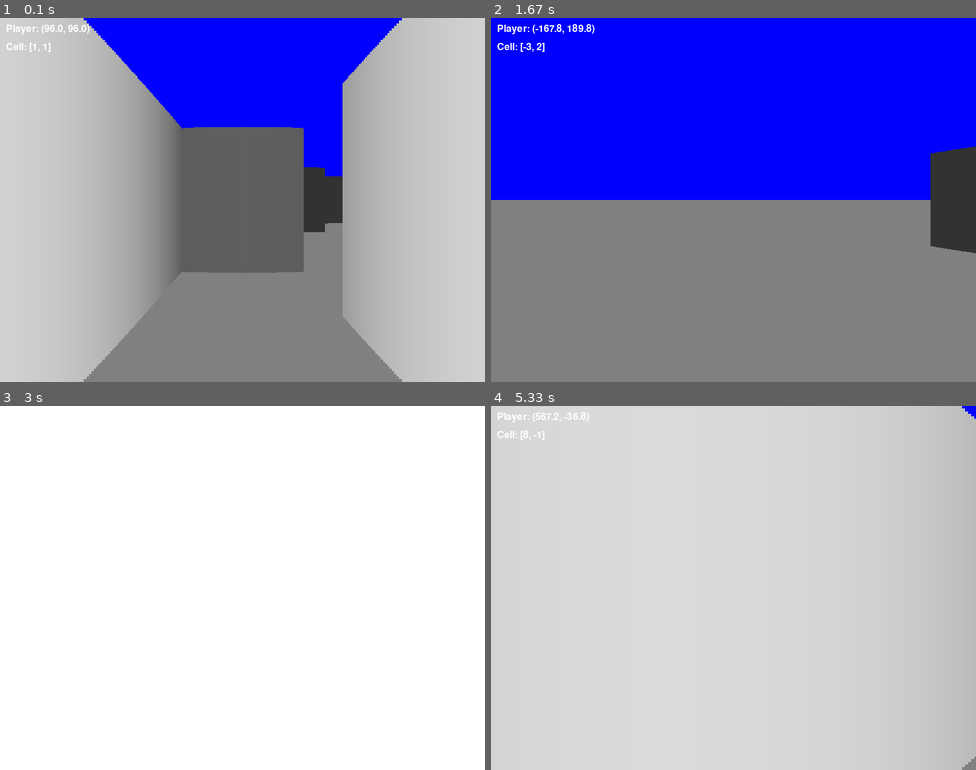
Above: before the commit, frames 1-4 (two rows, left to right).
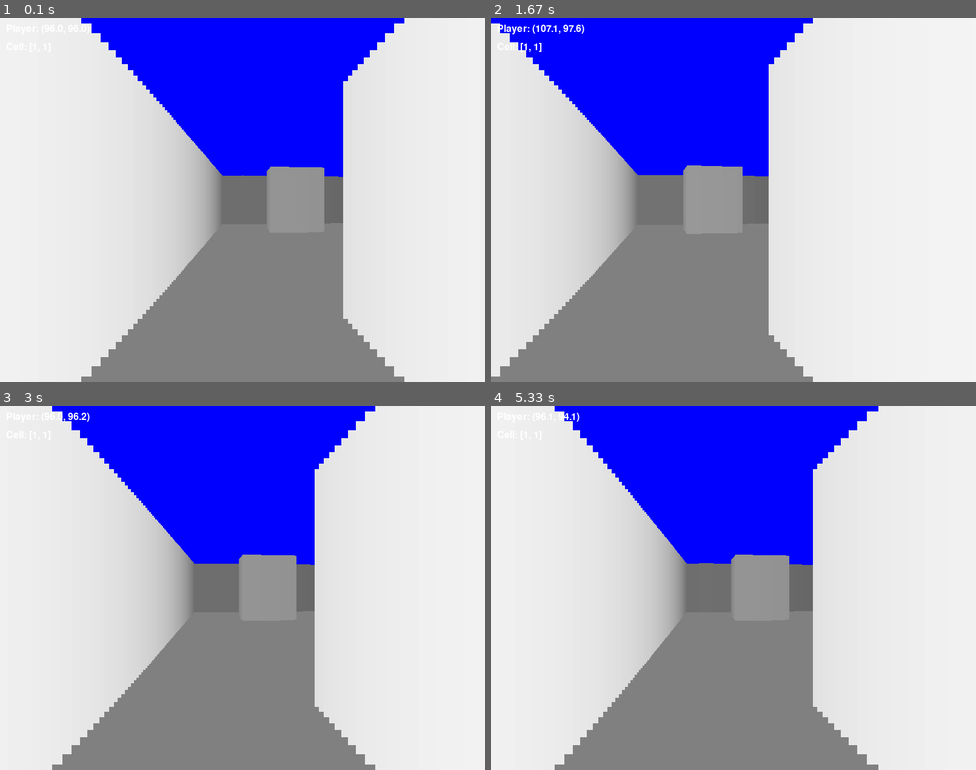
Above: after the commit, the same moments.

Repository: danadrianmirea/python-playground
Game: pygame game, started from maze_3d.py
The game is run twice, just before and just after one commit, with the same random seed, the same clock (stepped at 60 frames per second) and the same inputs.
Inputs:
- Up to frame 1 (0.1 s): no input
- Up to frame 2 (1.67 s): hold D 0.33-0.8 s; hold W 0.83-1.3 s; hold D from 1.33 s (still down)
- Up to frame 3 (3 s): release D at 1.8 s; hold A 1.83-2.37 s; hold S 2.4-2.87 s; hold A from 2.9 s (still down)
- Up to frame 4 (5.33 s): release A at 3.37 s; hold W 3.4-3.87 s; hold D 3.9-4.53 s; hold S 4.57-5.03 s; hold A from 5.07 s (still down)

The runs differ from the first frame. In frame 1, 68% of the frame differs, in the area x 0-100%, y 0-100%; in frame 2, 61%; in frame 3, 54%; in frame 4, 70%.

Commit message:
add delta_time to maze, fix player speed and rotation, add better collision

Diff:
--- a/maze_3d.py
+++ b/maze_3d.py
@@ -12,8 +12,8 @@
 HALF_FOV = FOV / 2
 MAX_DEPTH = 1000
 CELL_SIZE = 64
-PLAYER_SPEED = 10
-PLAYER_ROT_SPEED = 0.1
+PLAYER_SPEED = 200
+PLAYER_ROT_SPEED = 2.5
 
 # Colors
 WHITE = (255, 255, 255)
@@ -30,7 +30,7 @@
 # Maze definition (0 = empty, 1 = wall)
 MAZE = [
     [1, 1, 1, 1, 1, 1, 1, 1, 1, 1],
-    [1, 0, 0, 0, 1, 0, 0, 0, 0, 1],
+    [1, 0, 0, 0, 0, 0, 0, 0, 0, 1],
     [1, 1, 1, 0, 0, 0, 0, 1, 0, 1],
     [1, 0, 0, 0, 0, 0, 0, 0, 0, 1],
     [1, 0, 0, 0, 1, 1, 0, 0, 0, 1],
@@ -41,29 +41,56 @@
     [1, 1, 1, 1, 1, 1, 1, 1, 1, 1]
 ]
 
-noclip = True
+noclip = False
 
 class Player:
     def __init__(self):
         self.x = CELL_SIZE * 1.5
         self.y = CELL_SIZE * 1.5
         self.angle = 0
-
-    def move(self, dx, dy):
-        new_x = self.x + dx
-        new_y = self.y + dy
+        self.width = CELL_SIZE * 0.25  # Player width is 1/4 of a cell
+
+    def move(self, dx, dy, delta_time):
+        # Scale movement by delta time
+        new_x = self.x + dx * delta_time
+        new_y = self.y + dy * delta_time
 
         if noclip:
             self.x = new_x
             self.y = new_y
-        elif (0 <= new_x < len(MAZE[0]) * CELL_SIZE and
-             0 <= new_y < len(MAZE) * CELL_SIZE and
-             MAZE[int(new_y // CELL_SIZE)][int(new_x // CELL_SIZE)] == 0):
-             self.x = new_x
-             self.y = new_y
-
-    def rotate(self, angle):
-        self.angle += angle
+        else:
+            # Check collisions at multiple points around the player
+            # We'll check 8 points in a circle around the player
+            collision_points = [
+                (new_x, new_y),  # Center
+                (new_x + self.width, new_y),  # Right
+                (new_x - self.width, new_y),  # Left
+                (new_x, new_y + self.width),  # Down
+                (new_x, new_y - self.width),  # Up
+                (new_x + self.width * 0.707, new_y + self.width * 0.707),  # Bottom right
+                (new_x - self.width * 0.707, new_y + self.width * 0.707),  # Bottom left
+                (new_x + self.width * 0.707, new_y - self.width * 0.707),  # Top right
+                (new_x - self.width * 0.707, new_y - self.width * 0.707),  # Top left
+            ]
+
+            # Check if any point would collide with a wall
+            can_move = True
+            for point_x, point_y in collision_points:
+                map_x = int(point_x // CELL_SIZE)
+                map_y = int(point_y // CELL_SIZE)
+
+                if not (0 <= map_x < len(MAZE[0]) and
+                       0 <= map_y < len(MAZE) and
+                       MAZE[map_y][map_x] == 0):
+                    can_move = False
+                    break
+
+            if can_move:
+                self.x = new_x
+                self.y = new_y
+
+    def rotate(self, angle, delta_time):
+        self.angle += angle * delta_time
 
 def cast_ray(angle, player):
     # Ray starting point
@@ -74,11 +101,11 @@
     ray_cos = math.cos(angle)
     ray_sin = math.sin(angle)
 
-    # Ray step size
-    step_size = 1
+    # Use a larger step size for better performance
+    step_size = 4
 
     # Cast ray until hitting a wall or reaching max depth
-    for distance in range(MAX_DEPTH):
+    for distance in range(0, MAX_DEPTH, step_size):
         ray_x += ray_cos * step_size
         ray_y += ray_sin * step_size
 
@@ -89,7 +116,8 @@
         if (0 <= map_x < len(MAZE[0]) and
             0 <= map_y < len(MAZE) and
             MAZE[map_y][map_x] == 1):
-            return distance
+            # Fine-tune the distance for more accurate wall placement
+            return distance + (step_size // 2)
 
     return MAX_DEPTH
 
@@ -101,7 +129,7 @@
     # Draw floor
     pygame.draw.rect(screen, GRAY, (0, SCREEN_HEIGHT // 2, SCREEN_WIDTH, SCREEN_HEIGHT // 2))
 
-    # Cast rays
+    # Cast rays and draw walls
     for x in range(SCREEN_WIDTH):
         # Calculate ray angle
         ray_angle = player.angle - HALF_FOV + (x / SCREEN_WIDTH) * FOV
@@ -118,8 +146,8 @@
 
         # Draw wall slice
         if distance < MAX_DEPTH:
-            # Calculate wall color based on distance with a minimum intensity
-            color_intensity = min(255, max(50, 255 - (distance)))  # Reduced multiplier and added minimum
+            # Calculate wall color based on distance
+            color_intensity = min(255, max(50, 255 - (distance * 0.3)))
             wall_color = (color_intensity, color_intensity, color_intensity)
             pygame.draw.line(screen, wall_color, (x, wall_top), (x, wall_bottom))
 
@@ -149,6 +177,9 @@
     running = True
 
     while running:
+        # Get delta time in seconds
+        delta_time = clock.get_rawtime() / 1000.0  # Convert milliseconds to seconds
+
         for event in pygame.event.get():
             if event.type == pygame.QUIT:
                 running = False
@@ -158,23 +189,23 @@
 
         # Forward/Backward movement
         if keys[pygame.K_w]:
-            player.move(math.cos(player.angle) * PLAYER_SPEED, math.sin(player.angle) * PLAYER_SPEED)
+            player.move(math.cos(player.angle) * PLAYER_SPEED, math.sin(player.angle) * PLAYER_SPEED, delta_time)
         if keys[pygame.K_s]:
-            player.move(-math.cos(player.angle) * PLAYER_SPEED, -math.sin(player.angle) * PLAYER_SPEED)
+            player.move(-math.cos(player.angle) * PLAYER_SPEED, -math.sin(player.angle) * PLAYER_SPEED, delta_time)
 
         # Strafe movement
         if keys[pygame.K_q]:
             player.move(math.cos(player.angle - math.pi/2) * PLAYER_SPEED,
-                       math.sin(player.angle - math.pi/2) * PLAYER_SPEED)
+                       math.sin(player.angle - math.pi/2) * PLAYER_SPEED, delta_time)
         if keys[pygame.K_e]:
             player.move(math.cos(player.angle + math.pi/2) * PLAYER_SPEED,
-                       math.sin(player.angle + math.pi/2) * PLAYER_SPEED)
+                       math.sin(player.angle + math.pi/2) * PLAYER_SPEED, delta_time)
 
         # Rotation
         if keys[pygame.K_a]:
-            player.rotate(-PLAYER_ROT_SPEED)
+            player.rotate(-PLAYER_ROT_SPEED, delta_time)
         if keys[pygame.K_d]:
-            player.rotate(PLAYER_ROT_SPEED)
+            player.rotate(PLAYER_ROT_SPEED, delta_time)
 
         # Draw the 3D view
         draw_3d_view(player)
